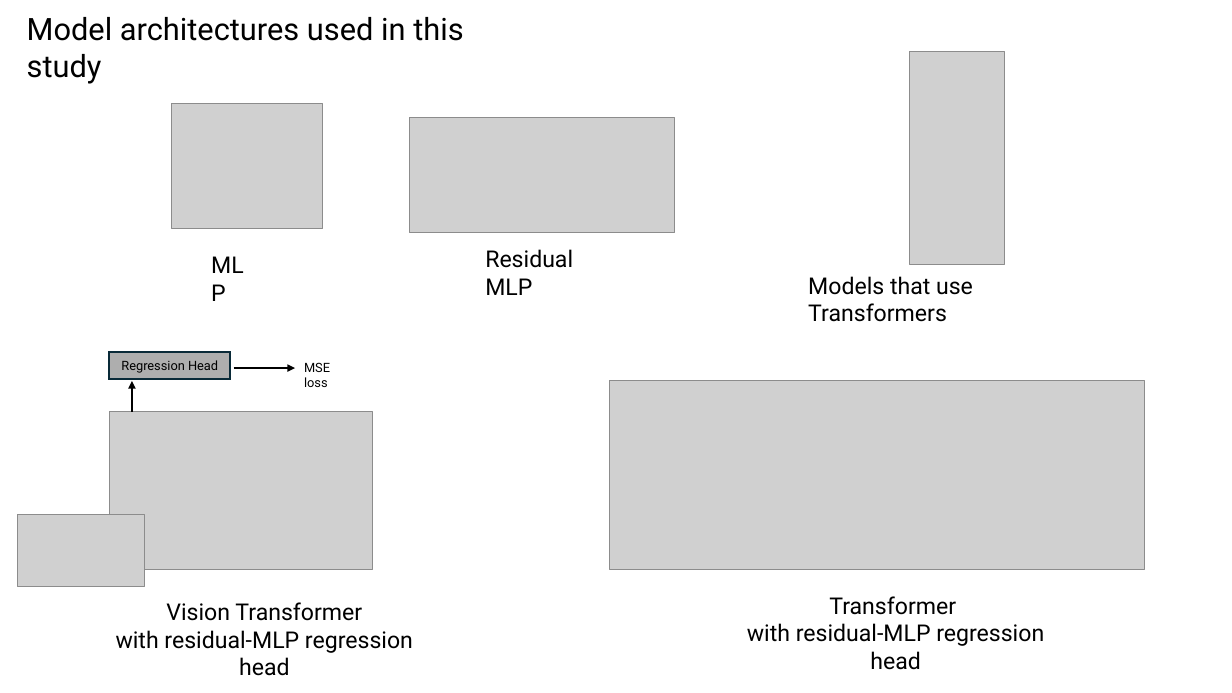
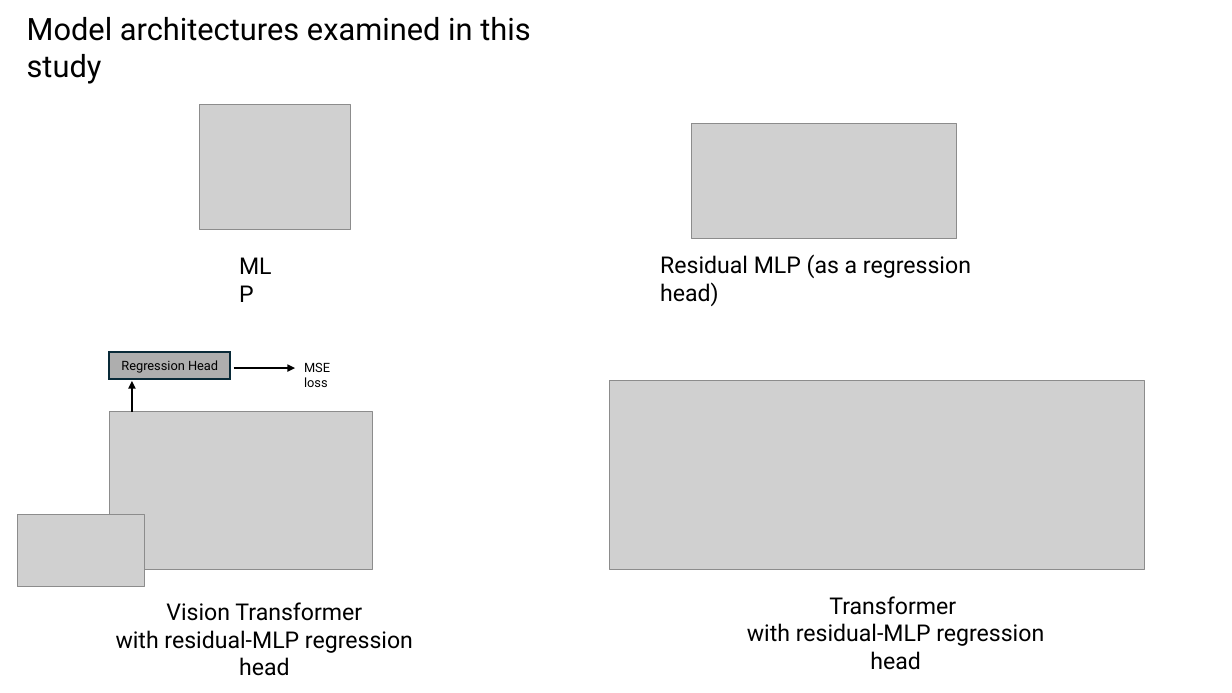
Before and after one commit to planaria158/BERT-antibody-antigen-binding-energy, a slide deck: slide 8 of Homework-aAlphaBio.pptx (slide 7 before the commit). Drawn at 1232x693 pixels with LibreOffice and Linux fonts; fonts in the diff are those of the drawing; grey boxes stand for pictures. Boxes give left, top, right and bottom in pixels: in the first picture for what was removed or moved away, otherwise in the second. Text is boxed around its words. In the diff, an @@ line names an element or a change of style, - is before the commit and + after.

```diff
--- a/Homework-aAlphaBio.pptx
+++ b/Homework-aAlphaBio.pptx
@@ text at box(27, 17, 530, 84): text changed @@
-Model architectures used in this study
+Model architectures examined in this study
@@ picture removed at box(909, 52, 1005, 264) @@
@@ picture: place and size @@
-picture at box(172, 104, 323, 229)
+picture at box(200, 104, 350, 230)
@@ picture: place and size @@
-picture at box(409, 117, 675, 232)
+picture at box(691, 124, 957, 238)
@@ text at box(660, 254, 971, 306): text changed @@
-Residual MLP
+Residual MLP (as a regression head)
@@ text removed at box(808, 276, 973, 322) @@
-Models that use Transformers
```
Also in this commit, not shown: 11 other slides changed, 3 slides added, 1 other file.
